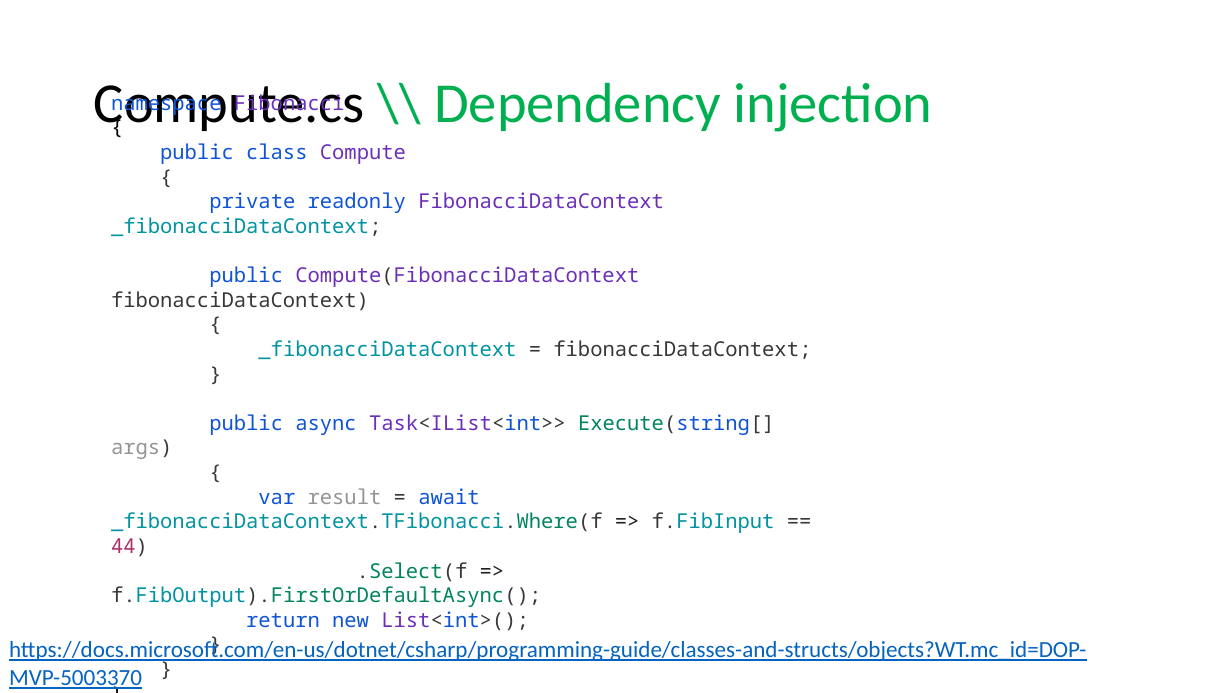
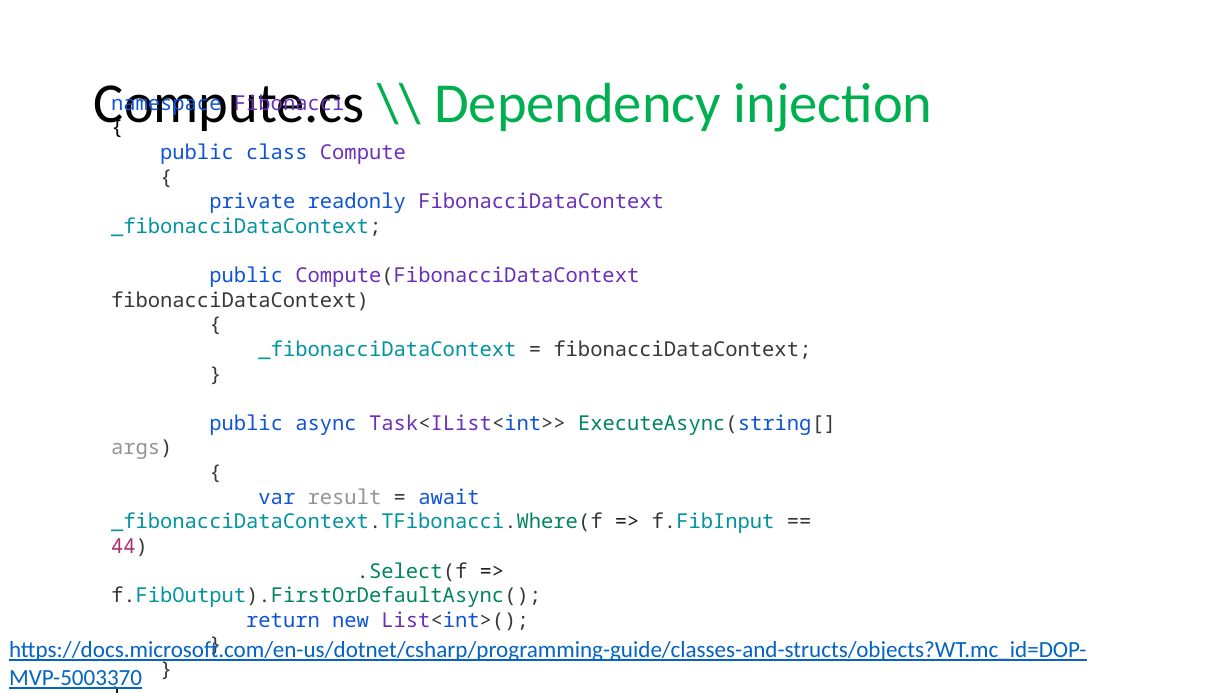
Before and after one commit to guillaume-chervet/course.dotnet, a slide deck: slide 142 of documentations/dotnet6.pptx. Drawn at 1232x693 pixels with LibreOffice and Linux fonts; fonts in the diff are those of the drawing. Boxes give left, top, right and bottom in pixels: in the first picture for what was removed or moved away, otherwise in the second. Text is boxed around its words. In the diff, an @@ line names an element or a change of style, - is before the commit and + after.

```diff
--- a/documentations/dotnet6.pptx
+++ b/documentations/dotnet6.pptx
@@ text at (111,143,836,631): text changed @@
-namespace Fibonacci
-{
-public class Compute
-{
-private readonly FibonacciDataContext _fibonacciDataContext;
-public Compute(FibonacciDataContext fibonacciDataContext)
-{
-_fibonacciDataContext = fibonacciDataContext;
-}
-public async Task<IList<int>> Execute(string[] args)
-{
-var result = await _fibonacciDataContext.TFibonacci.Where(f => f.FibInput == 44)
-.Select(f => f.FibOutput).FirstOrDefaultAsync();
-return new List<int>();
-}
-}
-}
+namespace Fibonacci
+{
+public class Compute
+{
+private readonly FibonacciDataContext _fibonacciDataContext;
+public Compute(FibonacciDataContext fibonacciDataContext)
+{
+_fibonacciDataContext = fibonacciDataContext;
+}
+public async Task<IList<int>> ExecuteAsync(string[] args)
+{
+var result = await _fibonacciDataContext.TFibonacci.Where(f => f.FibInput == 44)
+.Select(f => f.FibOutput).FirstOrDefaultAsync();
+return new List<int>();
+}
+}
+}
```
Also in this commit, not shown: 2 other slides changed, 1 other file.
